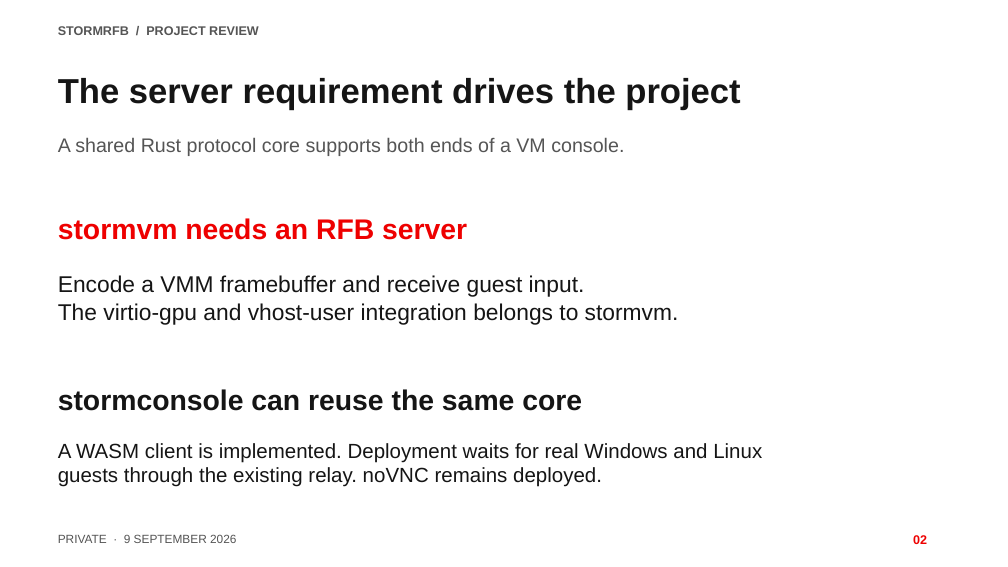
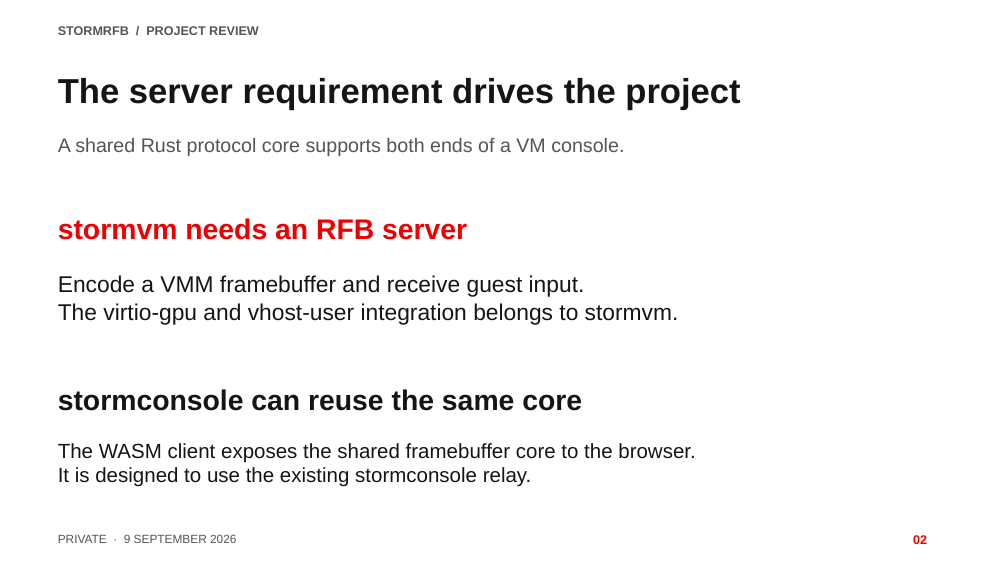
Before and after one commit to glennswest/stormrfb, a slide deck: slide 2 of docs/presentations/stormrfb-project-review.pptx. Drawn at 1008x567 pixels with LibreOffice and Linux fonts; fonts in the diff are those of the drawing. Boxes give left, top, right and bottom in pixels: in the first picture for what was removed or moved away, otherwise in the second. Text is boxed around its words. In the diff, an @@ line names an element or a change of style, - is before the commit and + after.

Commit message:
docs: explain framebuffer terminology and simplify rollout slides

```diff
--- a/docs/presentations/stormrfb-project-review.pptx
+++ b/docs/presentations/stormrfb-project-review.pptx
@@ text at bbox=[58, 443, 695, 487]: text changed @@
-A WASM client is implemented. Deployment waits for real Windows and Linux
-guests through the existing relay. noVNC remains deployed.
+The WASM client exposes the shared framebuffer core to the browser.
+It is designed to use the existing stormconsole relay.
```
Also in this commit, not shown: 14 other slides changed, 1 slide added, 5 other files.
